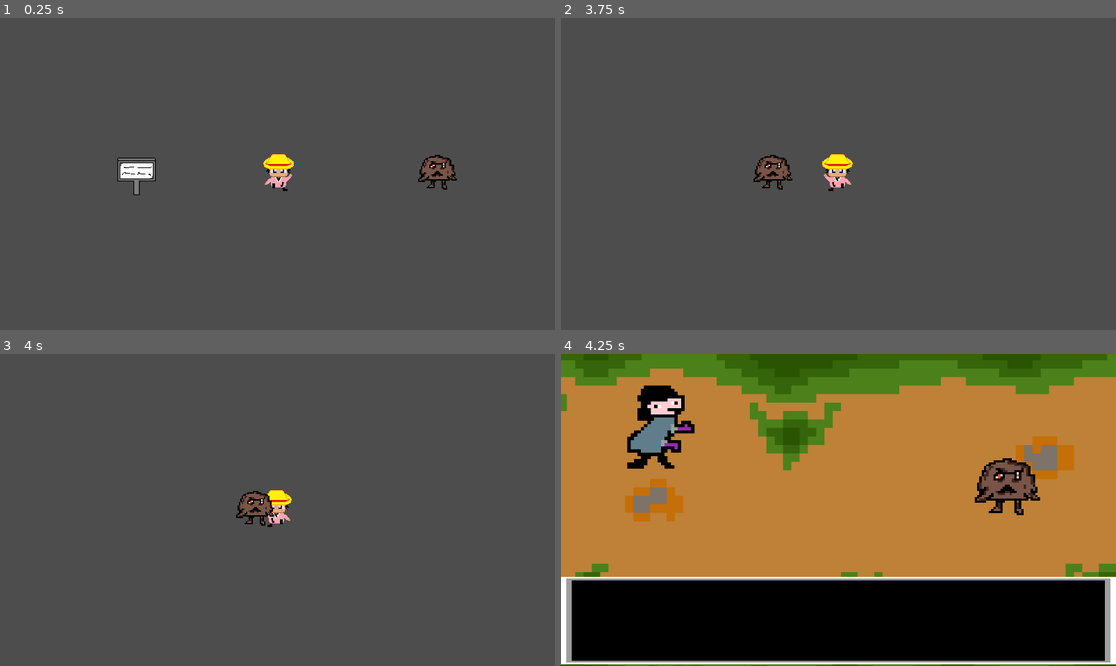
Above: before the commit, frames 1-4 (two rows, left to right).
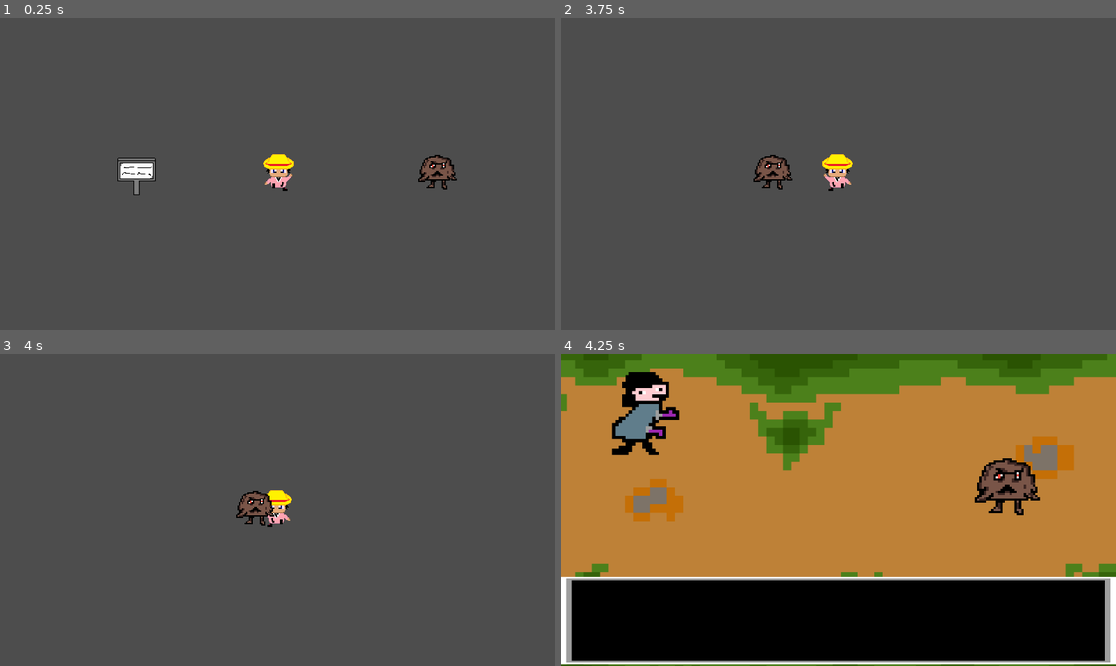
Above: after the commit, the same moments.

Repository: Poridaby/Pori-The-Game
Game: Godot game, scene res://scenes/décor_explo/Inser_ellenon.tscn
The game is run twice, just before and just after one commit, with the same random seed, the same clock (stepped at 60 frames per second) and the same inputs.
Inputs:
- Up to frame 1 (0.25 s): no input
- Up to frame 2 (3.75 s): tap Enter at 0.5 s; hold D (move_right) 0.53-1.28 s; tap Space (interact) every 0.75 s from 0.6 to 3.6 s; hold S (move_down) 1.28-2.03 s; hold D (move_right) 2.03-2.78 s; hold W (move_up) 2.78-3.53 s; hold A (move_left) from 3.53 s (still down)
- Up to frame 3 (4 s): keep holding A (move_left)
- Up to frame 4 (4.25 s): keep holding A (move_left)

Frames 1-3 are identical in both runs. In frame 4, 2.8% of the frame differs, in the area x 9-25%, y 5-37%.

Commit message:
fhjzefvbguh

Diff:
--- a/pori-the-game/scenes/Perso_fight/Tonar_fight.tscn
+++ b/pori-the-game/scenes/Perso_fight/Tonar_fight.tscn
@@ -4,6 +4,7 @@
 [ext_resource type="Script" uid="uid://ci6edhuxgnt0r" path="res://script/persos_script/Tonar_stats.gd" id="1_s6sps"]
 
 [node name="Tonar" type="Node2D"]
+position = Vector2(281, 173)
 
 [node name="PersoAI" type="Node" parent="."]
 
@@ -12,6 +13,6 @@
 
 [node name="Sprite2D" type="Sprite2D" parent="."]
 texture_filter = 1
-position = Vector2(-2.3841858e-07, 3.410605e-13)
+position = Vector2(5.4836273e-06, -5.722046e-06)
 scale = Vector2(11.624999, 11.0625)
 texture = ExtResource("1_qwh4j")
--- a/pori-the-game/scenes/décor_fight/combat.tscn
+++ b/pori-the-game/scenes/décor_fight/combat.tscn
@@ -1,5 +1,6 @@
-[gd_scene load_steps=6 format=3 uid="uid://dm6g17dqct7ip"]
+[gd_scene load_steps=7 format=3 uid="uid://dm6g17dqct7ip"]
 
+[ext_resource type="Script" uid="uid://bxx5v3pniow3e" path="res://script/combat_script/combat.gd" id="1_y7dlq"]
 [ext_resource type="Texture2D" uid="uid://du66nyjjny5ve" path="res://objet/New_Piskel.png" id="2_ltln3"]
 [ext_resource type="Script" uid="uid://dgv8bxgitmt86" path="res://script/combat_script/controle.gd" id="3_j4a54"]
 [ext_resource type="Texture2D" uid="uid://cohebqbv2wfc4" path="res://objet/boite de dialogue.png" id="4_ekc3o"]
@@ -7,6 +8,7 @@
 [ext_resource type="PackedScene" uid="uid://dfnxr7dtt2abm" path="res://scenes/Perso_fight/Tonar_fight.tscn" id="6_aoix4"]
 
 [node name="Combat" type="Node2D"]
+script = ExtResource("1_y7dlq")
 
 [node name="NewPiskel" type="Sprite2D" parent="."]
 position = Vector2(997.99994, 80)
@@ -16,8 +18,10 @@
 [node name="HUD" type="Control" parent="."]
 layout_mode = 3
 anchors_preset = 0
-offset_right = 40.0
-offset_bottom = 40.0
+offset_left = 98.0
+offset_top = -81.0
+offset_right = 138.0
+offset_bottom = -41.0
 script = ExtResource("3_j4a54")
 
 [node name="BoiteDeDialogue" type="Sprite2D" parent="."]
@@ -29,5 +33,4 @@
 [node name="Node2D" parent="." instance=ExtResource("5_ynyq5")]
 position = Vector2(1544, 445)
 
-[node name="Player" parent="." instance=ExtResource("6_aoix4")]
-position = Vector2(334, 220)
+[node name="Tonar" parent="." instance=ExtResource("6_aoix4")]
--- a/pori-the-game/script/combat_script/combat.gd
+++ b/pori-the-game/script/combat_script/combat.gd
@@ -1,11 +1 @@
 extends Node
-
-@onready var hud: Control = $HUD
-@onready var tonar_fight_scene := preload("res://scenes/Perso_fight/Tonar_fight.tscn")
-
-func _ready():
-	var tonar_fight = tonar_fight_scene.instantiate()
-	add_child(tonar_fight)
-
-	var perso_stats: Tonar = tonar_fight.get_node("PersoStats")
-	hud.set_perso_stats(perso_stats)
--- a/pori-the-game/script/combat_script/controle.gd
+++ b/pori-the-game/script/combat_script/controle.gd
@@ -1,6 +1 @@
 extends Control
-
-var perso_stats: Tonar
-
-func set_perso_stats(stats: Tonar) -> void:
-	perso_stats = stats
--- a/pori-the-game/script/enemy_script/ptitcrote_stats.gd
+++ b/pori-the-game/script/enemy_script/ptitcrote_stats.gd
@@ -1,4 +1,5 @@
 extends Node
+class_name Ptitcrote
 
 @export var stats: Stats
 
